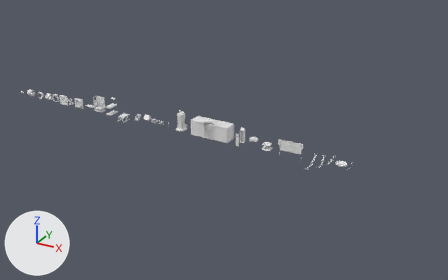
An edit to the FBX model OMH_Proto/Assets/[Project]/Visuals/ENV/ENV_Decor/ENV_Props/Pack1/Pack1text2.fbx, drawn before and after from the same camera.
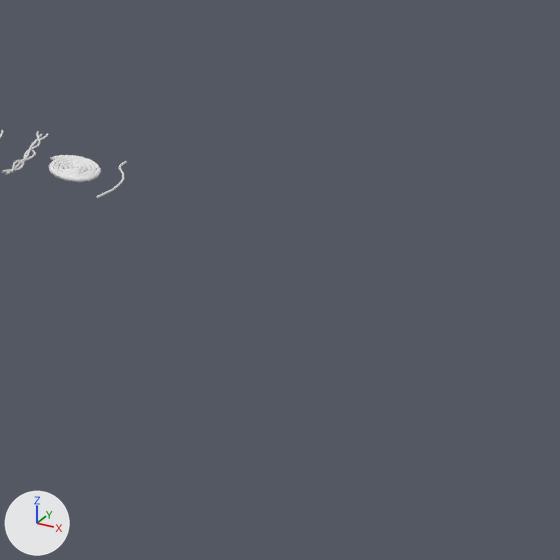
The first picture shows the older version from a camera (50 mm lens) standing at (79.9, -91.7, 45.7) and looking at (28.3, 2.1, -1.2). The close-ups show both versions on the part from 73% to 100% of the width and 45% to 89% of the height of that picture; other places that the commit changed are outside them. The lights are fixed; the arrows at lower left show +X, +Y and +Z.

Names of what the first close-up shows: 'cable enroulé'.
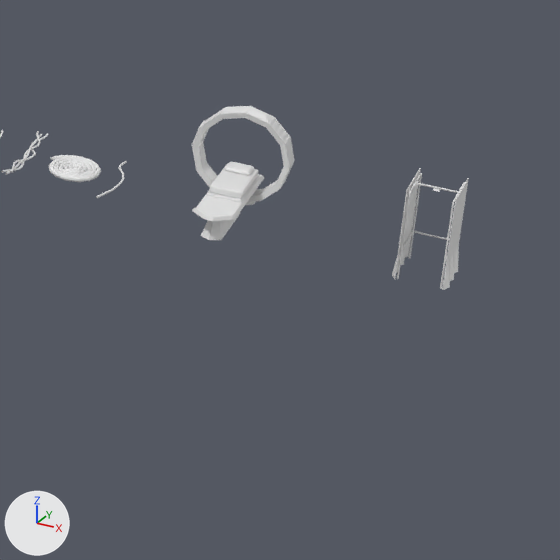
Changed parts and their boxes (x1, y1, x2, y2) in the close-ups (560 x 560 px):
'Scanner', added: after (192, 106, 295, 240)
'Plane.001', added: after (392, 168, 469, 290)

What the commit changed:
Mesh me_circle_006 is new.
It has 368 vertices, 346 faces and spans x -1.85..1.8, y -4.42..0.17, z -1.86..1.85.
It uses material mat_atlasprops1_12obj (white #e7e7e7).
Mesh me_plane_001_1 is new.
It has 336 vertices, 282 faces and spans x -1.0..1.0, y -1.0..1.0, z -1.48..2.02.
It uses material mat_atlasprops1_12obj (white #e7e7e7).
Object 'Scanner' (ob_scanner) is new; it shows me_circle_006.
Its location is (57.35, 2.98, 0.93).
Object 'Plane.001' (ob_plane_001) is new; it shows me_plane_001_1.
Its location is (64.61, 0.81, 0.22).
